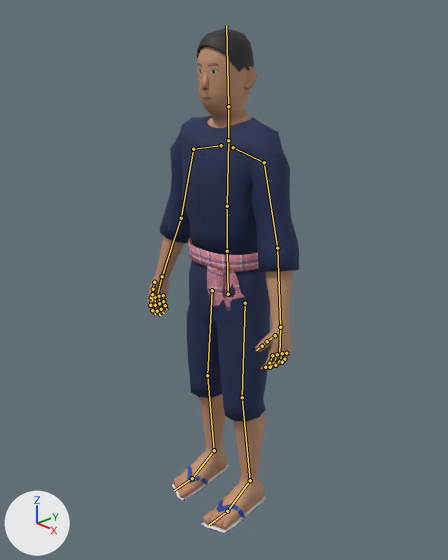
The Blender file assets/models/human_base/human_base.blend: old version first, new version second.
Before and after are seen from a 50 mm camera at (1.561, -1.48, 1.799) aimed at (-0.001, -0.02, 0.936). Every picture has the same lights, and +X, +Y and +Z are marked at lower left. The picture after the commit comes second. Both versions are drawn at frame 25 of the action 'idle'; the numbers are the values there. The bones that bend it are drawn over the model as lines.

Names of what the first picture shows: 'Body', 'Cloth_mohom', 'Cloth_mohom_sandals', 'Cloth_mohom_sash', 'Cloth_mohom_sash_tails', 'Hair_student'.
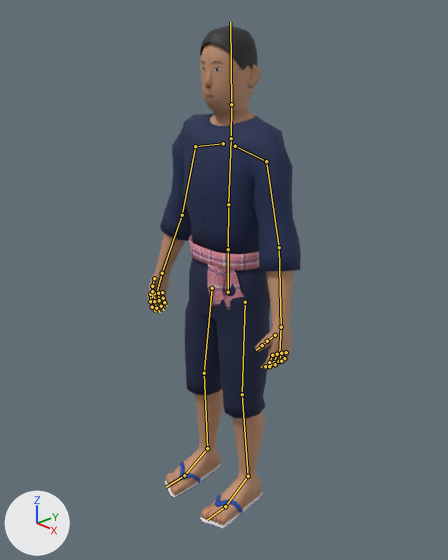
What the commit changed:
Bone 'hips' (bone_hips) moves from (0.0, -0.008, 0.0) to (0.0, 0.0, 0.0).
Bone 'hips' (bone_hips) turns from (0, 0, 2) to (0, 0, 0) degrees about its own x, y and z.
Bone 'thigh.L' (bone_thigh_l) turns from (4, 0, 2) to (2, 0, 2) degrees about its own x, y and z.
Bone 'shin.L' (bone_shin_l) turns from (-5, 0, 0) to (-3, 0, 0) degrees about its own x, y and z.
Bone 'thigh.R' (bone_thigh_r) turns from (0, 0, -2) to (2, 0, -2) degrees about its own x, y and z.

Location of each change, [x1, y1, x2, y2] in pixels of the pictures (448 x 560 px):
'Cloth_mohom', posed (48% shorter)
    before: [160, 116, 299, 421]
    after: [160, 113, 301, 271]
'Body', posed
    before: [148, 46, 293, 530]
    after: [147, 43, 294, 525]
'Cloth_mohom_shorts', now drawn (blue)
    after: [185, 258, 270, 418]
'Hair_student', posed
    before: [197, 28, 254, 72]
    after: [200, 26, 258, 70]
'Cloth_mohom_sandals', posed
    before: [172, 465, 266, 534]
    after: [165, 462, 263, 530]
'Cloth_mohom_sash', posed
    before: [188, 238, 258, 272]
    after: [189, 235, 259, 270]
'Cloth_mohom_sash_tails', posed
    before: [207, 261, 244, 311]
    after: [207, 260, 244, 310]
bone 'hips', root to tip
    before: (228, 294) to (227, 251)
    after: (228, 292) to (228, 249)
bone 'thigh.L', root to tip
    before: (245, 303) to (242, 397)
    after: (245, 302) to (242, 394)
bone 'shin.L', root to tip
    before: (242, 397) to (250, 480)
    after: (242, 394) to (248, 476)
bone 'thigh.R', root to tip
    before: (212, 290) to (207, 375)
    after: (212, 288) to (204, 373)
